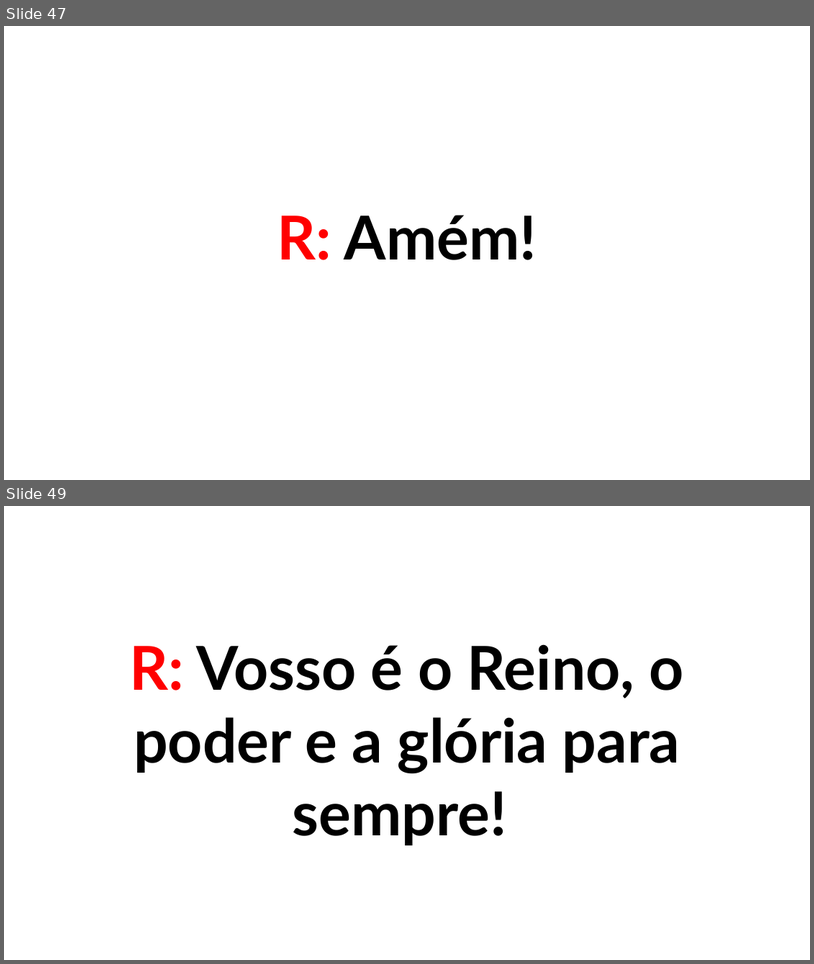
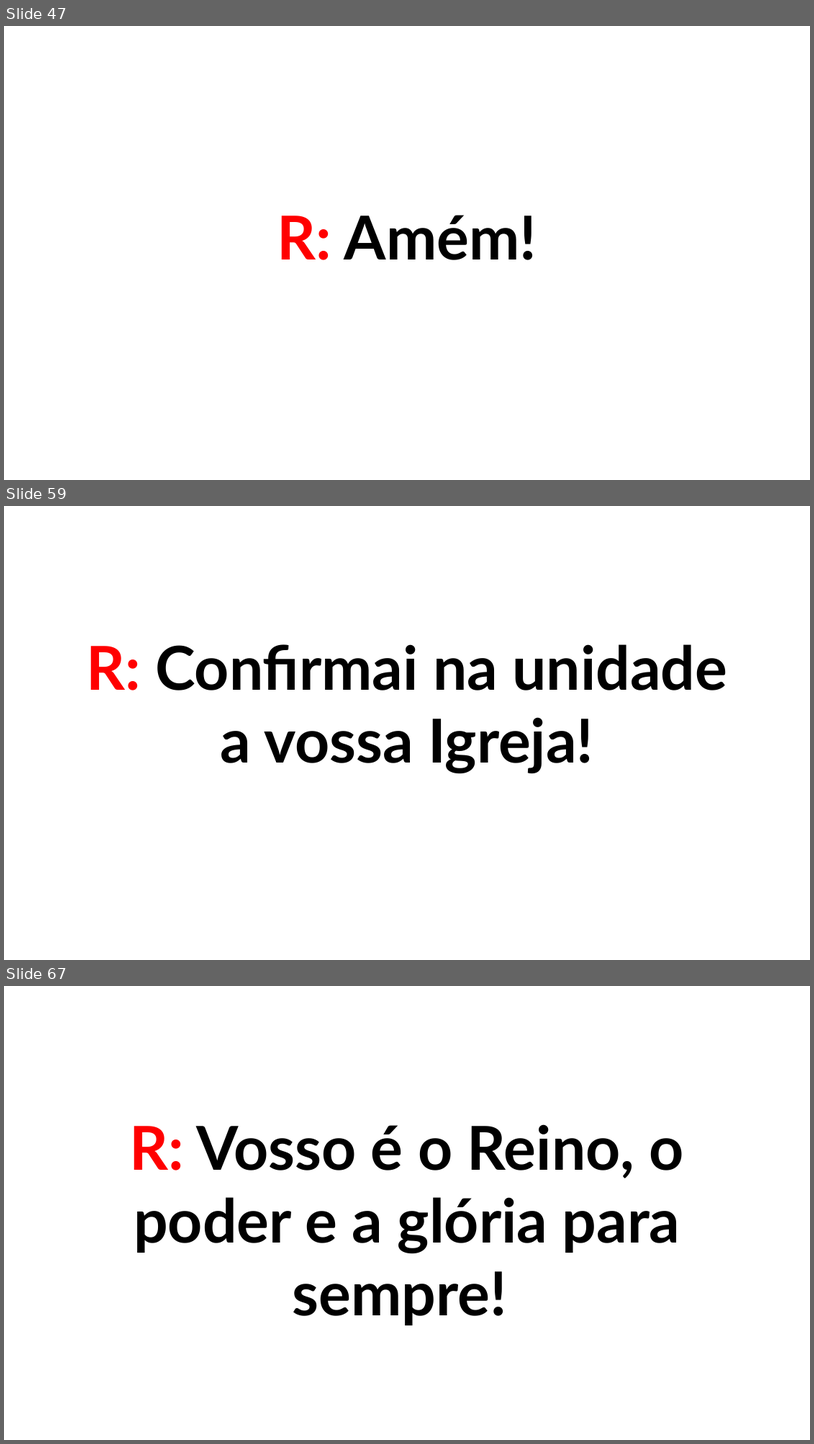
Before and after one commit to PHGodoyCosta/pallotti-slides, a slide deck: src/pallotti_slides/resources/template/mass_template.pptx. Shown one above the other, each under a label of ours: slides 47 and 49 before the commit, slides 47, 59 and 67 after it; the slides between them are not shown. The pictures are 814x964 and 814x1444 pixels, drawn with LibreOffice and Linux fonts; fonts in the diff are those of the drawing. Boxes give left, top, right and bottom in pixels: in the first picture for what was removed or moved away, otherwise in the second. Text is boxed around its words. In the diff, an @@ line names an element or a change of style, - is before the commit and + after.

```diff
--- a/src/pallotti_slides/resources/template/mass_template.pptx
+++ b/src/pallotti_slides/resources/template/mass_template.pptx
@@ slide 59 added at <box>4,506,810,960</box>, background #FFFFFF @@
@@ text added at <box>86,644,728,773</box>, 72 pt, text #000000, bold @@
+R: Confirmai na unidade a vossa Igreja!
@@ what was slide 49 is now slide 67 @@
```
Also in this commit, not shown: 17 other slides added, 9 other files.
